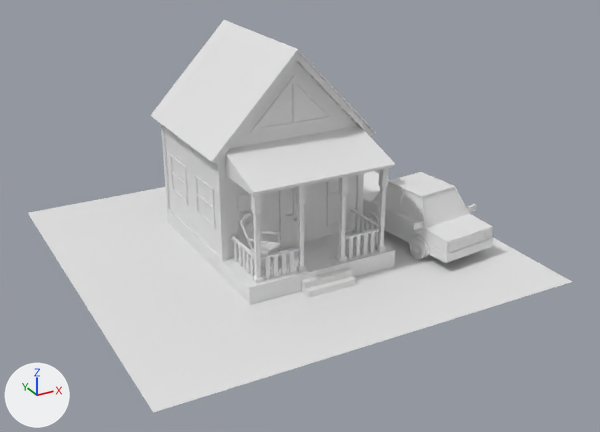
An edit to the FBX model Assets/3D Models/FWC/HouseLOD/house05_LOD.fbx, drawn before and after from the same camera.
One viewpoint serves both versions: a 50 mm lens placed at (-1.28, -2.5, 1.35), pointed at (0.02, -0.14, 0.17). The axes (+X, +Y, +Z) are drawn at lower left. The lights are the same throughout. The first picture is the older version. Objects named as collision shapes, trigger or cutter boxes, shadow casters or lower levels of detail are left out.

Names of what the first picture shows: 'house05_LOD0'.
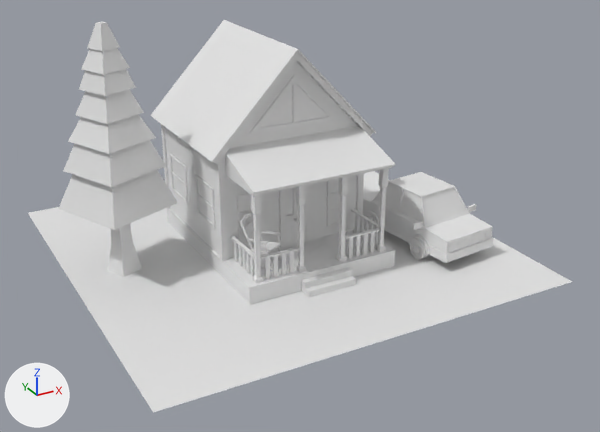
Where the newer file only moved an object's origin or applied its transform, the numbers keep the older frame.

The change, as a list of edits to the scene's bpy script:
```text
Change me_plane_036:
    used by ob_house05_lod0; location = (0.0, 0.0, 0.0)
    remove me_plane_036.from_pydata(...)  # 1608 vertices, 1392 faces; spans x -0.75..0.75, y -0.75..0.75, z 0.0..0.76
    add me_plane_036.from_pydata(...)  # 1676 vertices, 1480 faces; spans x -0.75..0.75, y -0.75..0.75, z 0.0..0.86
    me_plane_036 part 1
    68 vertices are added at x -0.75..-0.37, y -0.11..0.26, z 0.0..0.86
    88 new faces join them
    other edits to the shape of me_plane_036 do not show in these pictures
```

What differs and where, as boxes (x1, y1, x2, y2) in the pictures (600 x 432 px):
part 1 of me_plane_036, added: after (58, 22, 178, 277)
